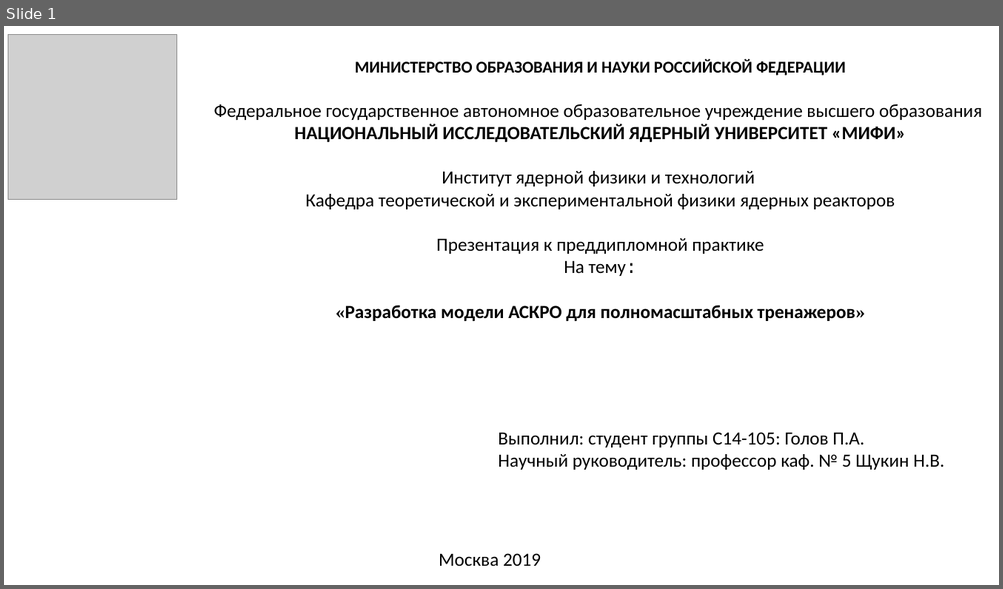
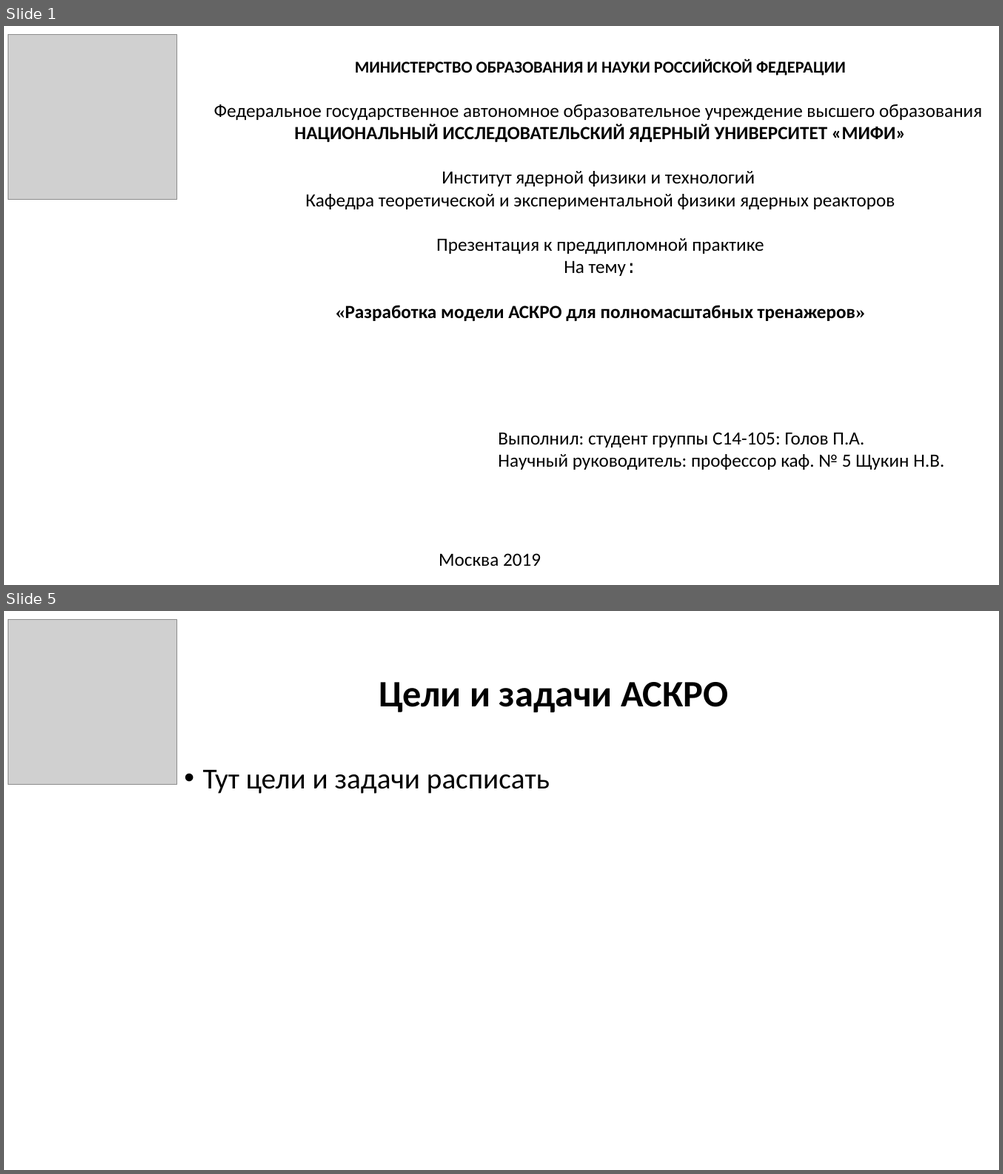
Before and after one commit to GolovPavel/diploma_golov, a slide deck: practice/presentation/practice.pptx. Shown one above the other, each under a label of ours: slide 1 before the commit, slides 1 and 5 after it; the slides between them are not shown. The pictures are 1003x589 and 1003x1174 pixels, drawn with LibreOffice and Linux fonts; fonts in the diff are those of the drawing; grey boxes stand for pictures. Boxes give left, top, right and bottom in pixels: in the first picture for what was removed or moved away, otherwise in the second. Text is boxed around its words. In the diff, an @@ line names an element or a change of style, - is before the commit and + after.

```diff
--- a/practice/presentation/practice.pptx
+++ b/practice/presentation/practice.pptx
@@ slide 5 added at box(4, 611, 999, 1170), background #FFFFFF @@
@@ picture added at box(8, 619, 176, 784) @@
@@ title added at box(378, 682, 728, 712), 36 pt, text #000000, bold @@
+Цели и задачи АСКРО
@@ text added at box(203, 770, 549, 794), 28 pt, text #000000 @@
+• Тут цели и задачи расписать
```
Also in this commit, not shown: 2 slides changed, 4 other slides added, 2 other files.
